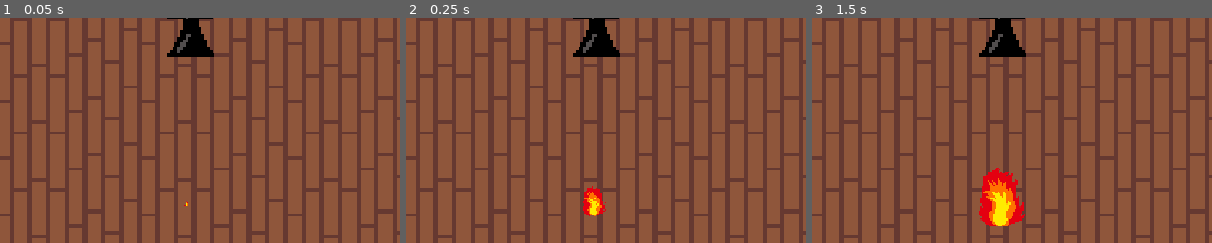
Above: before the commit, frames 1-3 (left to right).
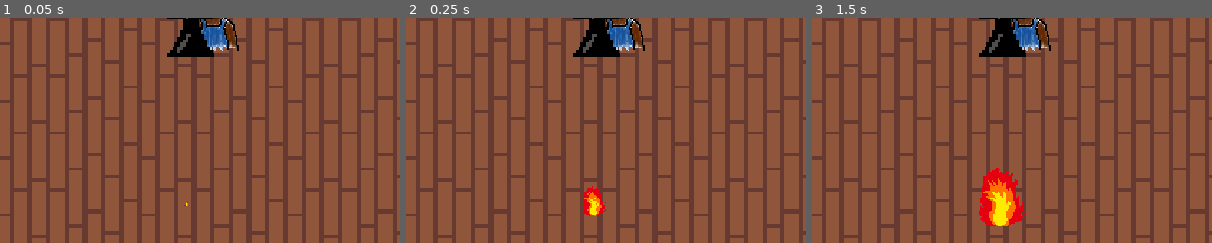
Above: after the commit, the same moments.

Repository: ygrecky/GameJam1
Game: Godot game, scene res://scenes/Levels/maison forgeron.tscn
Same seed, same stepped clock (60 frames per second), same inputs: the game is played once before the commit and once after it. This scene is started directly instead of the project's main scene.
Inputs:
- Up to frame 1 (0.05 s): no input
- Up to frame 2 (0.25 s): no input
- Up to frame 3 (1.5 s): hold Right (right) 0.53-1.28 s; hold 1 (Slot 1) 0.53-1.28 s; tap Enter at 1.25 s; hold Down (down) from 1.28 s (still down); tap 2 (Slot 2) at 1.35 s
The pictures show only the part of the screen within x 50-100%, y 0-50%; the shares and areas given below are measured in that part.

The runs differ from the first frame. In frame 1, 1.1% of the frame differs, in the area x 49-60%, y 0-15%; in frame 2, 1.1%; in frame 3, 1.1%.

Commit message:
cache cache

Diff:
--- a/scenes/Levels/Place village.tscn
+++ b/scenes/Levels/Place village.tscn
@@ -345,11 +345,12 @@
 position = Vector2(3042, -4353)
 
 [node name="souris_cachée2" parent="." unique_id=223147539 instance=ExtResource("19_cyp12")]
-position = Vector2(2094, -2701)
+z_index = -1
+position = Vector2(3107, 1831)
 scale = Vector2(1, 1)
 
 [node name="souris_cachée1" parent="." unique_id=306419214 instance=ExtResource("20_0137w")]
-position = Vector2(658.0001, -528)
+position = Vector2(2463.0002, -1198)
 scale = Vector2(1.3, 1.3)
 
 [node name="souris_ev2" parent="." unique_id=478708516 instance=ExtResource("21_f8ss2")]
--- a/scenes/Levels/interieur_biliotheque.tscn
+++ b/scenes/Levels/interieur_biliotheque.tscn
@@ -5,6 +5,7 @@
 [ext_resource type="PackedScene" uid="uid://cbrakomq1kfn3" path="res://scenes/tp_zone.tscn" id="3_6p2r5"]
 [ext_resource type="Texture2D" uid="uid://hf3qh4exiway" path="res://assets/décor/paillasson.png" id="4_cgeol"]
 [ext_resource type="PackedScene" uid="uid://r0h8ehst1iip" path="res://scenes/Decoration/mur.tscn" id="5_tisle"]
+[ext_resource type="PackedScene" uid="uid://c6x6lpru6jabe" path="res://scenes/PNJ/baron.tscn" id="6_6p2r5"]
 
 [sub_resource type="RectangleShape2D" id="RectangleShape2D_u081y"]
 size = Vector2(83.838684, 71.713356)
@@ -13,6 +14,7 @@
 position = Vector2(-2944, -307)
 
 [node name="parquet" parent="." unique_id=1679442053 instance=ExtResource("1_lnvyp")]
+z_index = -2
 position = Vector2(7043.9995, 107)
 scale = Vector2(1.695, 1.45)
 
@@ -86,3 +88,8 @@
 [node name="Mur6" parent="." unique_id=655327515 instance=ExtResource("5_tisle")]
 position = Vector2(2527, 383)
 rotation = 1.5707964
+
+[node name="baron" parent="." unique_id=281381040 instance=ExtResource("6_6p2r5")]
+z_index = -1
+position = Vector2(4247.0005, 536)
+scale = Vector2(1.3, 1.3)
--- a/scenes/Levels/intérieur cave.tscn
+++ b/scenes/Levels/intérieur cave.tscn
@@ -5,6 +5,7 @@
 [ext_resource type="Texture2D" uid="uid://r5mow7sb8cr7" path="res://assets/décor/pentagrame.png" id="3_h2wry"]
 [ext_resource type="PackedScene" uid="uid://r0h8ehst1iip" path="res://scenes/Decoration/mur.tscn" id="5_68xq0"]
 [ext_resource type="PackedScene" uid="uid://cbrakomq1kfn3" path="res://scenes/tp_zone.tscn" id="6_mf8xv"]
+[ext_resource type="PackedScene" uid="uid://b6ghf6mmprp0a" path="res://scenes/PNJ/baronne.tscn" id="7_613va"]
 [ext_resource type="Texture2D" uid="uid://hf3qh4exiway" path="res://assets/décor/paillasson.png" id="7_klw4l"]
 
 [node name="Maison forgeron2" type="Node2D" unique_id=1607215442]
@@ -57,4 +58,7 @@
 position = Vector2(2462, 390)
 rotation = 1.5707964
 
+[node name="baronne" parent="." unique_id=281381040 instance=ExtResource("7_613va")]
+position = Vector2(3864, 214.99998)
+
 [editable path="parquet"]
--- a/scenes/Levels/maison forgeron.tscn
+++ b/scenes/Levels/maison forgeron.tscn
@@ -6,6 +6,7 @@
 [ext_resource type="Texture2D" uid="uid://hf3qh4exiway" path="res://assets/décor/paillasson.png" id="4_cxnd5"]
 [ext_resource type="PackedScene" uid="uid://r0h8ehst1iip" path="res://scenes/Decoration/mur.tscn" id="5_t8830"]
 [ext_resource type="PackedScene" uid="uid://cspr5mvrkw23x" path="res://scenes/feu.tscn" id="6_h6rgy"]
+[ext_resource type="PackedScene" uid="uid://du4oy6kdwkxwc" path="res://scenes/PNJ/orso.tscn" id="7_6hh3w"]
 
 [sub_resource type="RectangleShape2D" id="RectangleShape2D_u081y"]
 size = Vector2(29.870966, 27.100977)
@@ -14,6 +15,7 @@
 position = Vector2(-2944, -307)
 
 [node name="parquet" parent="." unique_id=1679442053 instance=ExtResource("1_frwyd")]
+z_index = -2
 position = Vector2(7043.9995, 107)
 scale = Vector2(1.695, 1.45)
 
@@ -65,3 +67,8 @@
 [node name="Feu" parent="." unique_id=1264664788 instance=ExtResource("6_h6rgy")]
 position = Vector2(3789, 576)
 min_scale = 1.0
+
+[node name="orso" parent="." unique_id=281381040 instance=ExtResource("7_6hh3w")]
+z_index = -1
+position = Vector2(3832, 260)
+scale = Vector2(0.8, 0.8)
